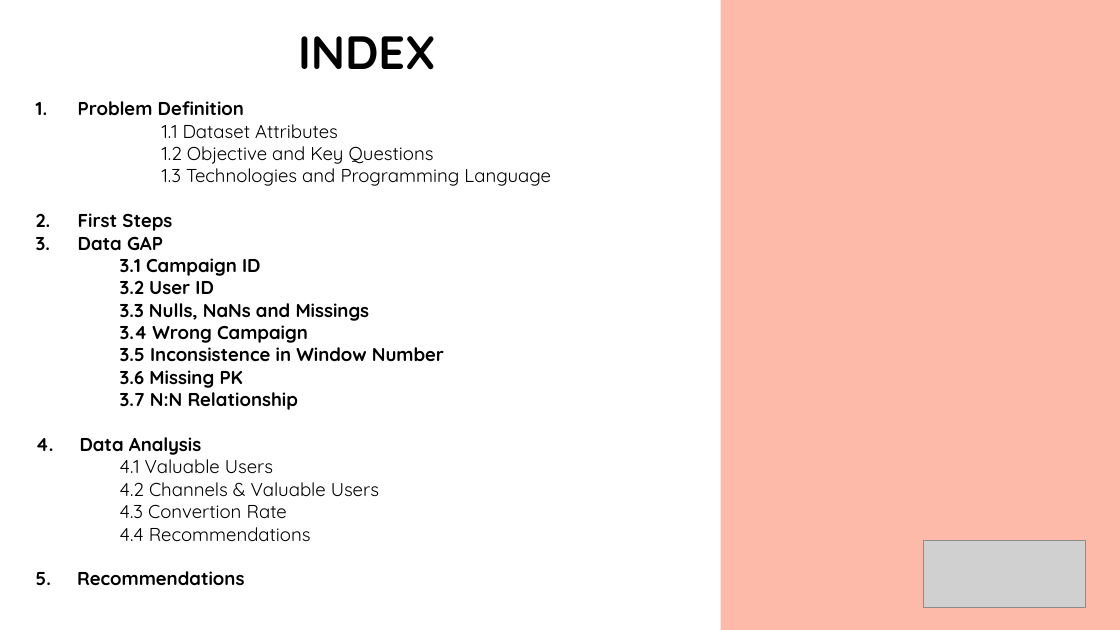
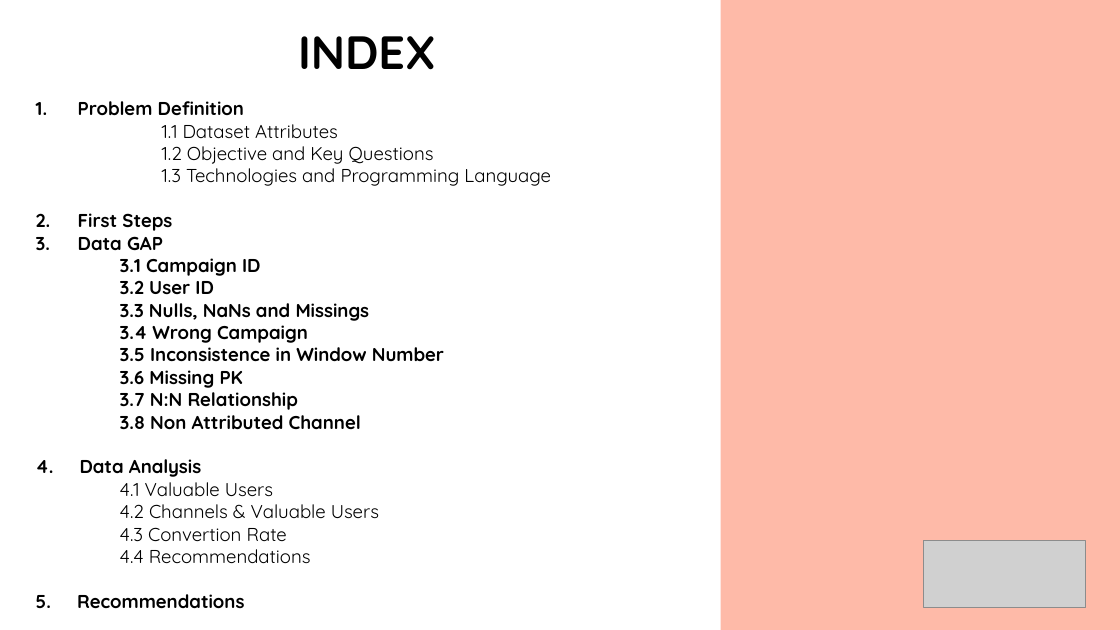
Before and after one commit to bbucalonserra/sales-membership-analysis, a slide deck: slide 2 of presentation.pptx. Drawn at 1120x630 pixels with LibreOffice and Linux fonts; fonts in the diff are those of the drawing; grey boxes stand for pictures. Boxes give left, top, right and bottom in pixels: in the first picture for what was removed or moved away, otherwise in the second. Text is boxed around its words. In the diff, an @@ line names an element or a change of style, - is before the commit and + after.

Commit message:
Adding both scenarios in channels: considering all the same visits and only the final one

```diff
--- a/presentation.pptx
+++ b/presentation.pptx
@@ text at (120,409,361,429): paragraph added @@
+3.8 Non Attributed Channel
```
Also in this commit, not shown: 3 other slides changed, 3 slides added, 2 other files.
